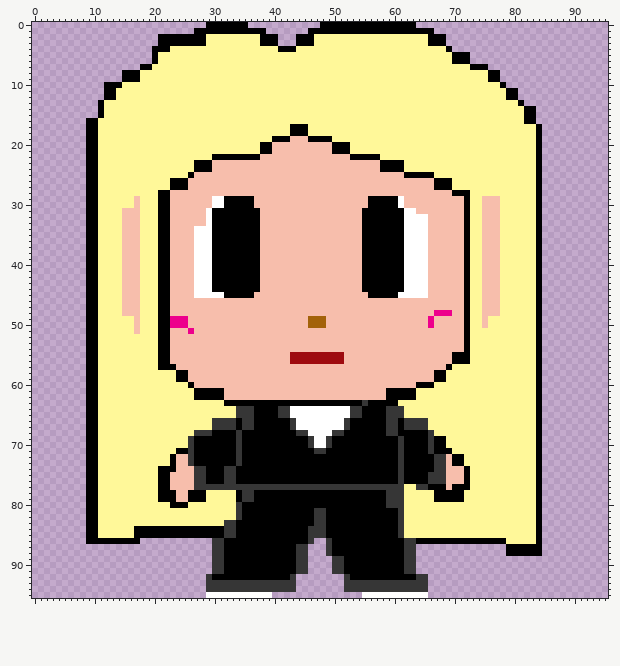
Edited in one commit: sprite sheet (Charlotte/sprites/spr_player_pantsuit_front/layers/26fc37cc-d0c3-4ec0-91d2-fef8aa055c16/2b773843-71cf-4b0d-8057-d6c78f1a3981.png). This is how it looked before the edit.
The file is 96x96 pixels. Colours within 5 levels of each other are drawn and written as one.
Once edited:
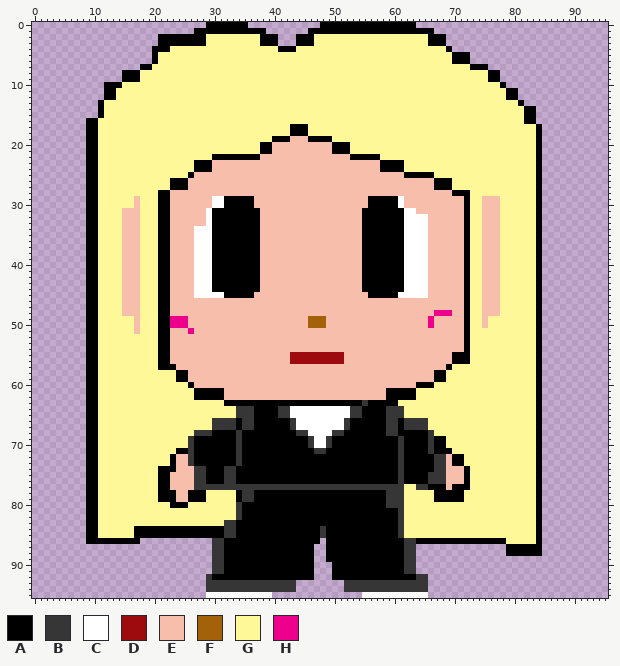
Palette (. is transparent): A #000000  B #363636  C #ffffff  D #9e0b0f  E #f7beac  F #a3620a  G #fff899  H #ed008c
The edit:
The author put colour A in row 86 at x 47; in rows 87 to 88 at x 46; in row 89 at x 46 and 49; in rows 90 to 91 at x 46; in row 92 at x 44 to 46 and 50 to 51.
Colour B becomes colour A in rows 81 to 83 at x 47 to 48; in rows 84 to 85 at x 46 to 47; in row 86 at x 46 and 49; in rows 87 to 88 at x 44 to 45 and 49; in rows 89 to 91 at x 44 to 45 and 50 to 51; in row 92 at x 43 and 52.
